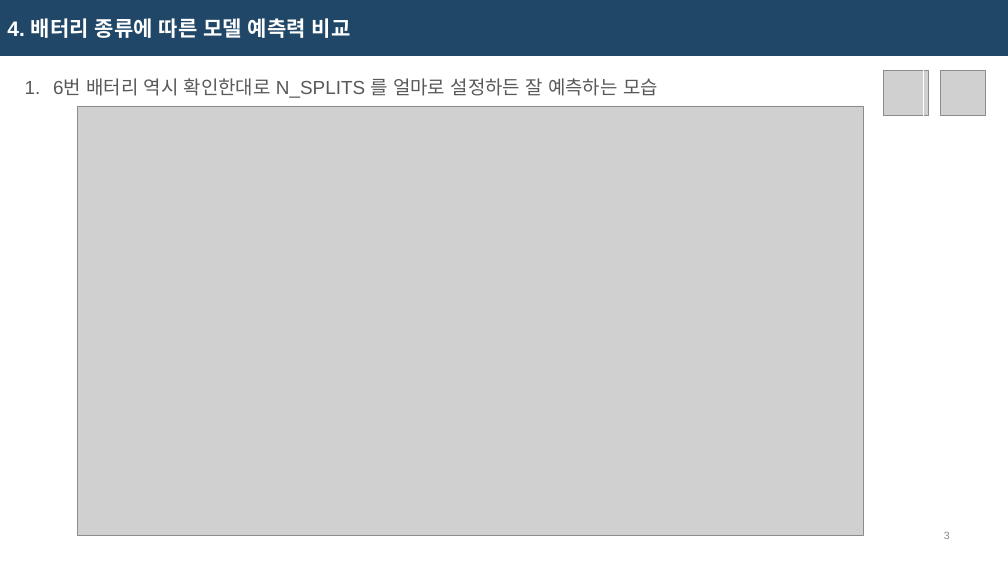
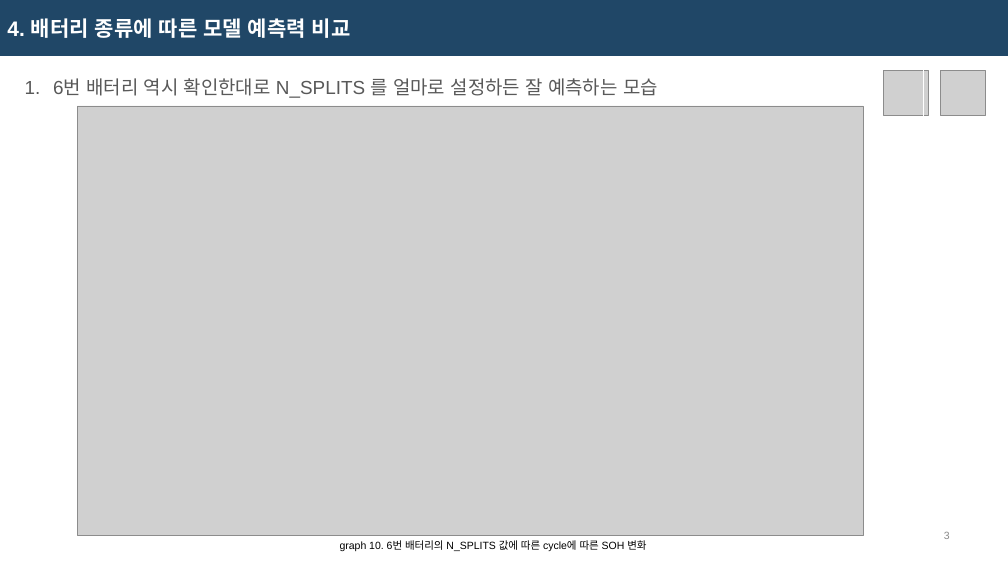
Before and after one commit to dae-hany/Battery_ESS_Projet, a slide deck: slide 12 of ppt/251112_최대한.pptx. Drawn at 1008x567 pixels with LibreOffice and Linux fonts; fonts in the diff are those of the drawing; grey boxes stand for pictures. Boxes give left, top, right and bottom in pixels: in the first picture for what was removed or moved away, otherwise in the second. Text is boxed around its words. In the diff, an @@ line names an element or a change of style, - is before the commit and + after.

```diff
--- a/ppt/251112_최대한.pptx
+++ b/ppt/251112_최대한.pptx
@@ text added at [340,540,646,551], 10 pt, text #000000 @@
+graph 10. 6번 배터리의 N_SPLITS 값에 따른 cycle에 따른 SOH 변화
```
Also in this commit, not shown: 9 other slides changed.
